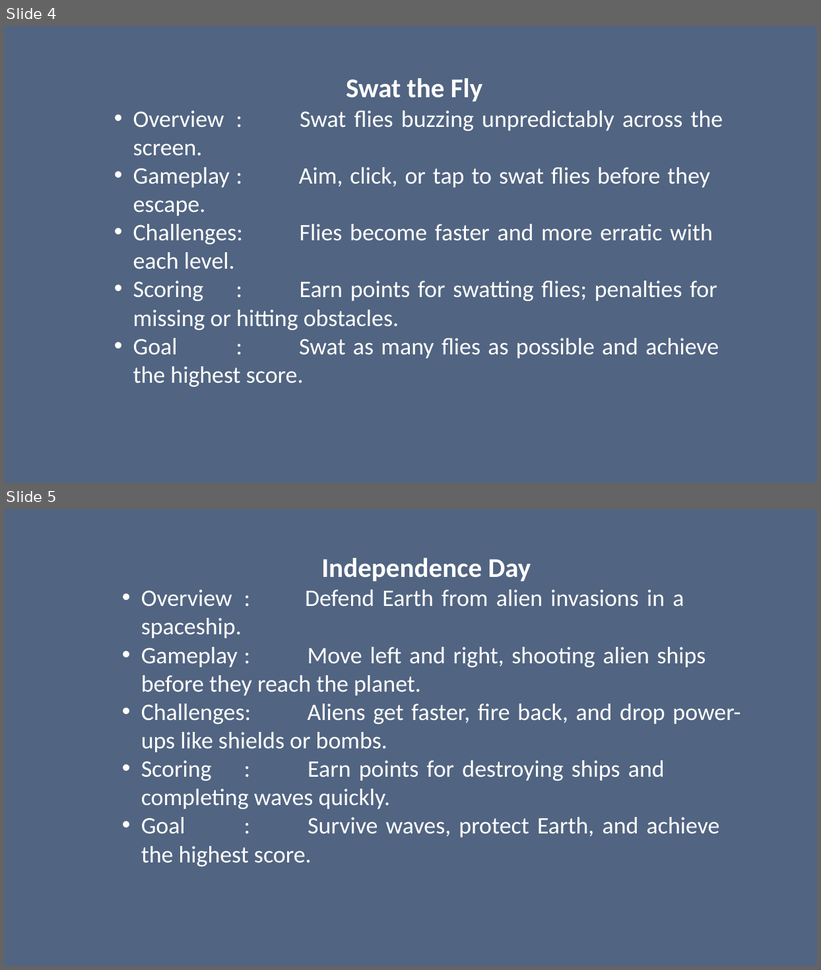
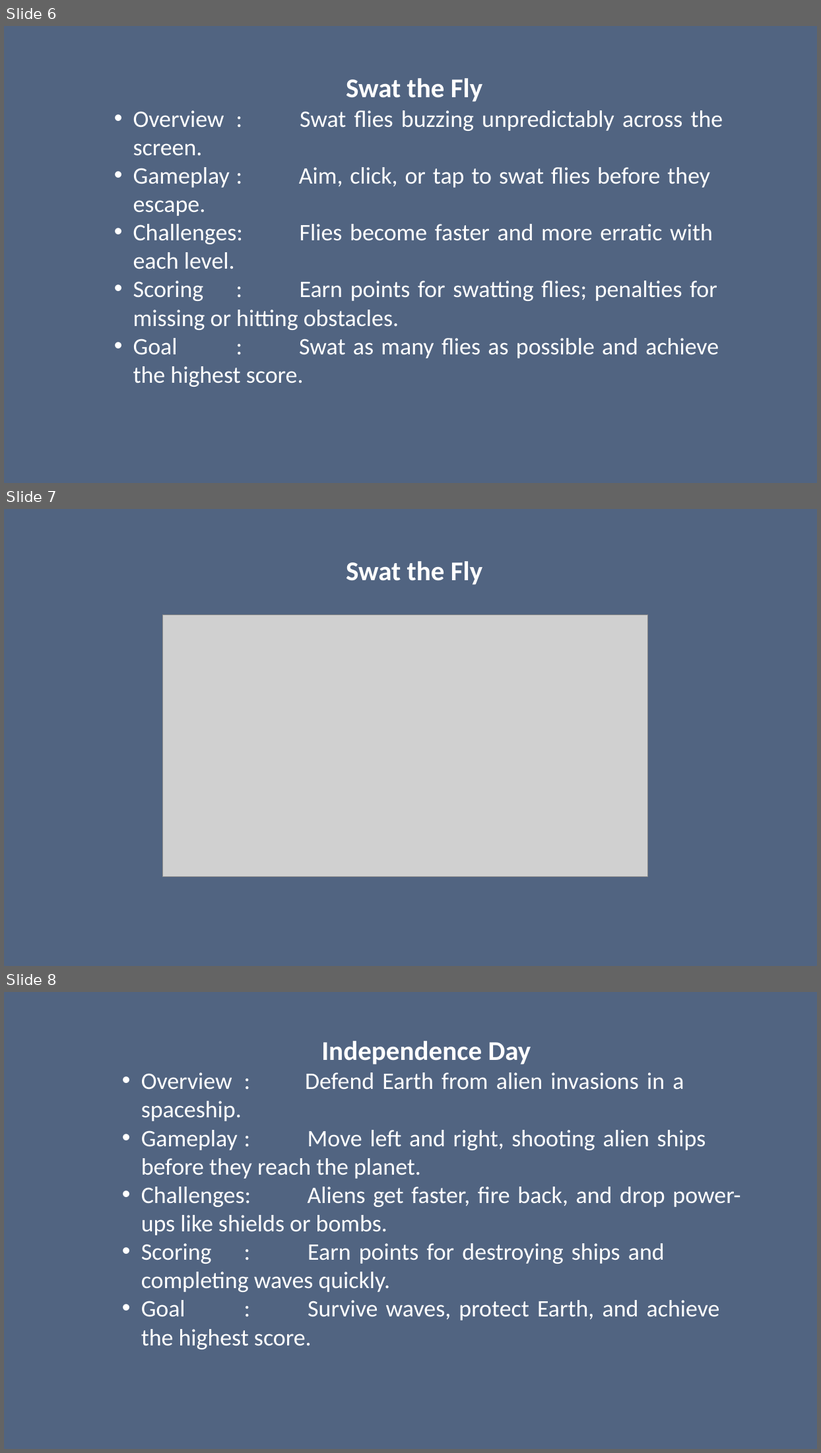
Before and after one commit to Paul-Marte/MyGame, a slide deck: Documents/Five Game Ideas Presentation.pptx. Shown one above the other, each under a label of ours: slides 4 and 5 before the commit, slides 6, 7 and 8 after it. The pictures are 821x970 and 821x1453 pixels, drawn with LibreOffice and Linux fonts; fonts in the diff are those of the drawing; grey boxes stand for pictures. Boxes give left, top, right and bottom in pixels: in the first picture for what was removed or moved away, otherwise in the second. Text is boxed around its words. In the diff, an @@ line names an element or a change of style, - is before the commit and + after.

```diff
--- a/Documents/Five Game Ideas Presentation.pptx
+++ b/Documents/Five Game Ideas Presentation.pptx
@@ slide 7 added at box(4, 509, 817, 966), background #526582 @@
@@ text added at box(346, 561, 482, 585), 32 pt, text #FFFFFF, bold @@
+Swat the Fly
@@ picture added at box(162, 615, 648, 877) @@
@@ what was slide 4 is now slide 6 @@
@@ what was slide 5 is now slide 8 @@
```
Also in this commit, not shown: 1 slide changed, 4 other slides added, 3 other files.
